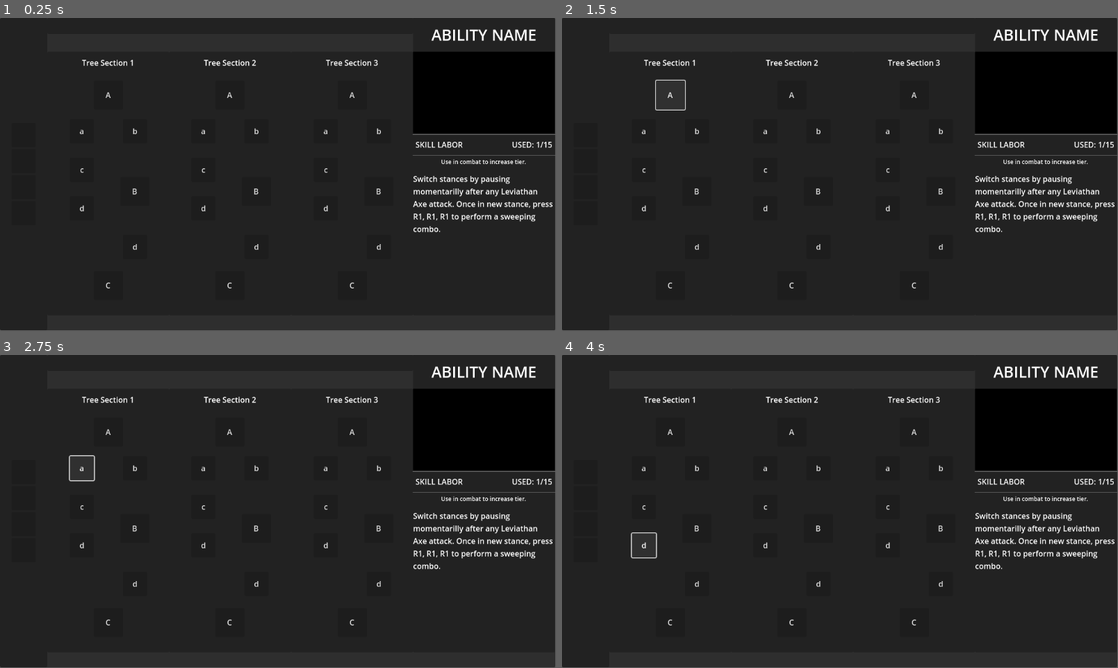
Above: before the commit, frames 1-4 (two rows, left to right).
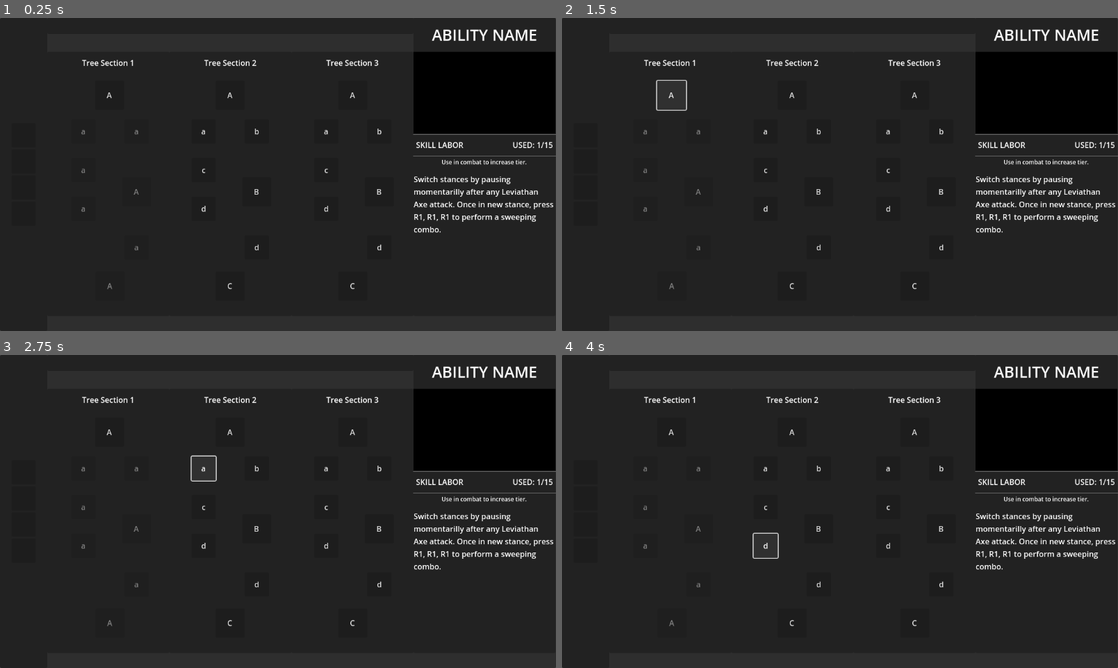
Above: after the commit, the same moments.

Repository: Tonsak09/Skilltree
Game: Godot game, scene res://Scenes/Main.tscn
Same seed, same stepped clock (60 frames per second), same inputs: the game is played once before the commit and once after it. Before the commit the project starts from res://Main.tscn. Video files are missing from this copy of the repository; at most half a second of black plays in their place.
Inputs (mouse positions are in pixels of both pictures, inside the frame that each line leads up to):
- Up to frame 1 (0.25 s): no input
- Up to frame 2 (1.5 s): click (584, 133) at 0.5 s; click "A" at 1.25 s
- Up to frame 3 (2.75 s): click "a" at 2 s
- Up to frame 4 (4 s): click "c" at 2.75 s; click "d" at 3.5 s
The window is 799x449 before the commit and 800x450 after it. Grey fills any space a smaller window leaves; there, only what the larger window draws over its background counts as a difference.

The runs differ from the first frame. In frame 1, 2.4% of the frame differs, in the area x 0-100%, y 0-100%; in frame 2, 2.5%; in frame 3, 2.5%; in frame 4, 2.5%.

Commit message:
Disables nodes + prefabs for buttons

Diff:
--- /dev/null
+++ b/skilltreegodot/Prefabs/ButtonMajor.tscn
@@ -0,0 +1,16 @@
+[gd_scene format=3 uid="uid://r0eqfs7o2ulq"]
+
+[node name="ButtonMajor" type="Button"]
+anchors_preset = 5
+anchor_left = 0.5
+anchor_right = 0.5
+offset_left = -30.0
+offset_top = 60.0
+offset_right = 30.0
+offset_bottom = 120.0
+grow_horizontal = 2
+text = "A"
+metadata/Unlocked = false
+metadata/AbilityName = ""
+metadata/LaborCount = 0
+metadata/Description = ""
--- /dev/null
+++ b/skilltreegodot/Prefabs/ButtonMinor.tscn
@@ -0,0 +1,16 @@
+[gd_scene format=3 uid="uid://d14oc4jx7tdet"]
+
+[node name="ButtonMinor" type="Button"]
+anchors_preset = 5
+anchor_left = 0.5
+anchor_right = 0.5
+offset_left = -25.0
+offset_top = 65.0
+offset_right = 25.0
+offset_bottom = 115.0
+grow_horizontal = 2
+text = "a"
+metadata/Unlocked = false
+metadata/AbilityName = ""
+metadata/LaborCount = 0
+metadata/Description = ""
--- a/skilltreegodot/Main.tscn
+++ b/skilltreegodot/Scenes/Main.tscn
@@ -1,7 +1,9 @@
-[gd_scene load_steps=5 format=3 uid="uid://dfhjnmlun3xjg"]
-
-[ext_resource type="VideoStream" path="res://God-of-War-4-Best-runic-combo.ogv" id="1_65a60"]
-[ext_resource type="Script" path="res://Tree.gd" id="1_vuaan"]
+[gd_scene load_steps=7 format=3 uid="uid://dfhjnmlun3xjg"]
+
+[ext_resource type="Script" path="res://Scripts/Tree.gd" id="1_nfx3c"]
+[ext_resource type="VideoStream" path="res://God-of-War-4-Best-runic-combo.ogv" id="2_bjcnt"]
+[ext_resource type="PackedScene" uid="uid://r0eqfs7o2ulq" path="res://Prefabs/ButtonMajor.tscn" id="3_qju0k"]
+[ext_resource type="PackedScene" uid="uid://d14oc4jx7tdet" path="res://Prefabs/ButtonMinor.tscn" id="4_5uqit"]
 
 [sub_resource type="LabelSettings" id="LabelSettings_2fpr1"]
 font_size = 32
@@ -65,7 +67,7 @@
 offset_right = 1004.0
 offset_bottom = 625.0
 
-[node name="Tree" type="Panel" parent="Panel/Control"]
+[node name="Tree" type="Panel" parent="Panel/Control" node_paths=PackedStringArray("abilityNameLabel", "laborCountLabel", "descriptionLabel")]
 layout_mode = 1
 anchors_preset = -1
 anchor_left = 0.122
@@ -76,7 +78,10 @@
 offset_top = -28.94
 offset_right = 142.468
 offset_bottom = 518.06
-script = ExtResource("1_vuaan")
+script = ExtResource("1_nfx3c")
+abilityNameLabel = NodePath("../../SelectionDesc/AbilityName")
+laborCountLabel = NodePath("../../SelectionDesc/SkillLaborContainer/SkillLaborCount")
+descriptionLabel = NodePath("../../SelectionDesc/Description")
 
 [node name="Label" type="Label" parent="Panel/Control/Tree"]
 layout_mode = 0
@@ -86,102 +91,51 @@
 horizontal_alignment = 1
 vertical_alignment = 1
 
-[node name="ButtonMajor" type="Button" parent="Panel/Control/Tree"]
-layout_mode = 1
-anchors_preset = 5
-anchor_left = 0.5
-anchor_right = 0.5
-offset_left = -30.0
-offset_top = 60.0
-offset_right = 30.0
-offset_bottom = 120.0
-grow_horizontal = 2
-text = "A"
-
-[node name="ButtonMinor" type="Button" parent="Panel/Control/Tree/ButtonMajor"]
-layout_mode = 1
-anchors_preset = 5
-anchor_left = 0.5
-anchor_right = 0.5
-offset_left = -80.0
-offset_top = 80.0
-offset_right = -30.0
-offset_bottom = 130.0
-grow_horizontal = 2
-text = "a"
-
-[node name="ButtonMinor" type="Button" parent="Panel/Control/Tree/ButtonMajor/ButtonMinor"]
-layout_mode = 1
-anchors_preset = 5
-anchor_left = 0.5
-anchor_right = 0.5
-offset_left = -25.0
-offset_top = 80.0
-offset_right = 25.0
-offset_bottom = 130.0
-grow_horizontal = 2
-text = "c
-"
-
-[node name="ButtonMinor" type="Button" parent="Panel/Control/Tree/ButtonMajor/ButtonMinor/ButtonMinor"]
-layout_mode = 1
-anchors_preset = 5
-anchor_left = 0.5
-anchor_right = 0.5
-offset_left = -25.0
-offset_top = 80.0
-offset_right = 25.0
-offset_bottom = 130.0
-grow_horizontal = 2
-text = "d"
-
-[node name="ButtonMinor2" type="Button" parent="Panel/Control/Tree/ButtonMajor"]
-layout_mode = 1
-anchors_preset = 5
-anchor_left = 0.5
-anchor_right = 0.5
-offset_left = 30.0
-offset_top = 80.0
-offset_right = 80.0
-offset_bottom = 130.0
-grow_horizontal = 2
-text = "b"
-
-[node name="ButtonMajor" type="Button" parent="Panel/Control/Tree/ButtonMajor/ButtonMinor2"]
-layout_mode = 1
-anchors_preset = 5
-anchor_left = 0.5
-anchor_right = 0.5
-offset_left = -30.0
-offset_top = 120.0
-offset_right = 30.0
+[node name="ButtonMajor2" parent="Panel/Control/Tree" instance=ExtResource("3_qju0k")]
+layout_mode = 1
+offset_left = -27.5
+offset_right = 32.5
+
+[node name="ButtonMinor" parent="Panel/Control/Tree/ButtonMajor2" instance=ExtResource("4_5uqit")]
+layout_mode = 1
+offset_left = -79.5
+offset_top = 80.0
+offset_right = -29.5
+offset_bottom = 130.0
+
+[node name="ButtonMinor" parent="Panel/Control/Tree/ButtonMajor2/ButtonMinor" instance=ExtResource("4_5uqit")]
+layout_mode = 1
+offset_top = 80.0
+offset_bottom = 130.0
+
+[node name="ButtonMinor" parent="Panel/Control/Tree/ButtonMajor2/ButtonMinor/ButtonMinor" instance=ExtResource("4_5uqit")]
+layout_mode = 1
+offset_top = 80.0
+offset_bottom = 130.0
+
+[node name="ButtonMinor2" parent="Panel/Control/Tree/ButtonMajor2" instance=ExtResource("4_5uqit")]
+layout_mode = 1
+offset_left = 30.5
+offset_top = 80.0
+offset_right = 80.5
+offset_bottom = 130.0
+
+[node name="ButtonMajor" parent="Panel/Control/Tree/ButtonMajor2/ButtonMinor2" instance=ExtResource("3_qju0k")]
+layout_mode = 1
+offset_top = 120.0
 offset_bottom = 180.0
-grow_horizontal = 2
-text = "B"
-
-[node name="ButtonMinor" type="Button" parent="Panel/Control/Tree/ButtonMajor/ButtonMinor2/ButtonMajor"]
-layout_mode = 1
-anchors_preset = 5
-anchor_left = 0.5
-anchor_right = 0.5
-offset_left = -25.0
-offset_top = 120.0
-offset_right = 25.0
+
+[node name="ButtonMinor" parent="Panel/Control/Tree/ButtonMajor2/ButtonMinor2/ButtonMajor" instance=ExtResource("4_5uqit")]
+layout_mode = 1
+offset_top = 120.0
 offset_bottom = 170.0
-grow_horizontal = 2
-text = "d"
-
-[node name="ButtonMajor" type="Button" parent="Panel/Control/Tree/ButtonMajor/ButtonMinor2/ButtonMajor/ButtonMinor"]
-layout_mode = 1
-anchors_preset = 5
-anchor_left = 0.5
-anchor_right = 0.5
+
+[node name="ButtonMajor" parent="Panel/Control/Tree/ButtonMajor2/ButtonMinor2/ButtonMajor/ButtonMinor" instance=ExtResource("3_qju0k")]
+layout_mode = 1
 offset_left = -85.0
 offset_top = 75.0
 offset_right = -25.0
 offset_bottom = 135.0
-grow_horizontal = 2
-text = "C"
 
 [node name="Tree2" type="Panel" parent="Panel/Control"]
 layout_mode = 1
@@ -431,24 +385,17 @@
 offset_right = 1151.0
 offset_bottom = 617.0
 
-[node name="TextureRect" type="TextureRect" parent="Panel/SelectionDesc"]
-layout_mode = 0
-offset_left = 16.0
-offset_top = 33.0
-offset_right = 229.0
-offset_bottom = 179.0
-
-[node name="VideoStreamPlayer" type="VideoStreamPlayer" parent="Panel/SelectionDesc"]
+[node name="VdieoSample" type="VideoStreamPlayer" parent="Panel/SelectionDesc"]
 layout_mode = 0
 offset_top = 71.0
 offset_right = 294.0
 offset_bottom = 240.0
-stream = ExtResource("1_65a60")
+stream = ExtResource("2_bjcnt")
 autoplay = true
 expand = true
 loop = true
 
-[node name="Label" type="Label" parent="Panel/SelectionDesc"]
+[node name="AbilityName" type="Label" parent="Panel/SelectionDesc"]
 layout_mode = 0
 offset_top = 1.0
 offset_right = 294.0
@@ -465,7 +412,7 @@
 offset_right = 294.0
 offset_bottom = 244.0
 
-[node name="HFlowContainer" type="MarginContainer" parent="Panel/SelectionDesc"]
+[node name="SkillLaborContainer" type="MarginContainer" parent="Panel/SelectionDesc"]
 layout_mode = 0
 offset_top = 244.0
 offset_right = 294.0
@@ -473,22 +420,23 @@
 theme_override_constants/margin_left = 5
 theme_override_constants/margin_right = 5
 
-[node name="Label3" type="Label" parent="Panel/SelectionDesc/HFlowContainer"]
+[node name="SkillLabor" type="Label" parent="Panel/SelectionDesc/SkillLaborContainer"]
 layout_mode = 2
 text = "SKILL LABOR"
 uppercase = true
 
-[node name="Label4" type="Label" parent="Panel/SelectionDesc/HFlowContainer"]
+[node name="SkillLaborCount" type="Label" parent="Panel/SelectionDesc/SkillLaborContainer"]
 layout_mode = 2
 text = "USED: 1/15"
 horizontal_alignment = 2
 
 [node name="HSeparator2" type="HSeparator" parent="Panel/SelectionDesc"]
+layout_mode = 0
 offset_top = 284.0
 offset_right = 294.0
 offset_bottom = 288.0
 
-[node name="Label2" type="Label" parent="Panel/SelectionDesc"]
+[node name="LaborTip" type="Label" parent="Panel/SelectionDesc"]
 layout_mode = 0
 offset_top = 288.0
 offset_right = 294.0
@@ -498,7 +446,7 @@
 horizontal_alignment = 1
 vertical_alignment = 1
 
-[node name="Label3" type="Label" parent="Panel/SelectionDesc"]
+[node name="Description" type="Label" parent="Panel/SelectionDesc"]
 layout_mode = 0
 offset_top = 323.0
 offset_right = 295.0
--- /dev/null
+++ b/skilltreegodot/Scripts/Tree.gd
@@ -0,0 +1,47 @@
+extends Panel
+
+@export var abilityNameLabel : Label
+@export var laborCountLabel : Label
+@export var descriptionLabel : Label
+
+# Called when the node enters the scene tree for the first time.
+func _ready() -> void:
+	BuildTree(self, 0)
+	pass # Replace with function body.
+
+
+func BuildTree(curr, depth):
+
+	# Iterate through each child that is
+	# a button and for each child connect a
+	# signal that unlocks the button of the
+	# next button
+
+	var children = curr.get_children()
+	var count = curr.get_child_count()
+
+	for i in count:
+		var child = curr.get_child(i)
+
+		if child is Button:
+
+			# If parent is unlocked set active
+			if depth == 0: # Default nodes are always unlockable
+				child.disabled  = false;
+			elif curr.get_meta("Unlocked", false) == true:
+				child.disabled  = false;
+			else:
+				child.disabled  = true;
+
+
+			var tabs = "";
+			for t in depth:
+				tabs += "   "
+
+			print_debug(tabs + curr.name)
+			BuildTree(child, depth + 1)
+
+
+# Called by buttons when held down
+func UpdateChildrenEvent():
+	pass
--- a/skilltreegodot/Tree.gd
+++ /dev/null
@@ -1,16 +0,0 @@
-extends Panel
-
-
-# Called when the node enters the scene tree for the first time.
-func _ready() -> void:
-	pass # Replace with function body.
-
-
-func BuildTree():
-
-	# Iterate through each child that is
-	# a button and for each child connect a
-	# signal that unlocks the button of the
-	# next button
-
-	pass
--- a/skilltreegodot/project.godot
+++ b/skilltreegodot/project.godot
@@ -11,6 +11,10 @@
 [application]
 
 config/name="SkilltreeGodot"
-run/main_scene="res://Main.tscn"
+run/main_scene="res://Scenes/Main.tscn"
 config/features=PackedStringArray("4.3", "Forward Plus")
 config/icon="res://icon.svg"
+
+[display]
+
+window/stretch/mode="viewport"
Not shown, removed: skilltreegodot/God of War 4 Best runic combo.ogg.import
Not shown, removed: skilltreegodot/God of War 4 Best runic combo.ogg
